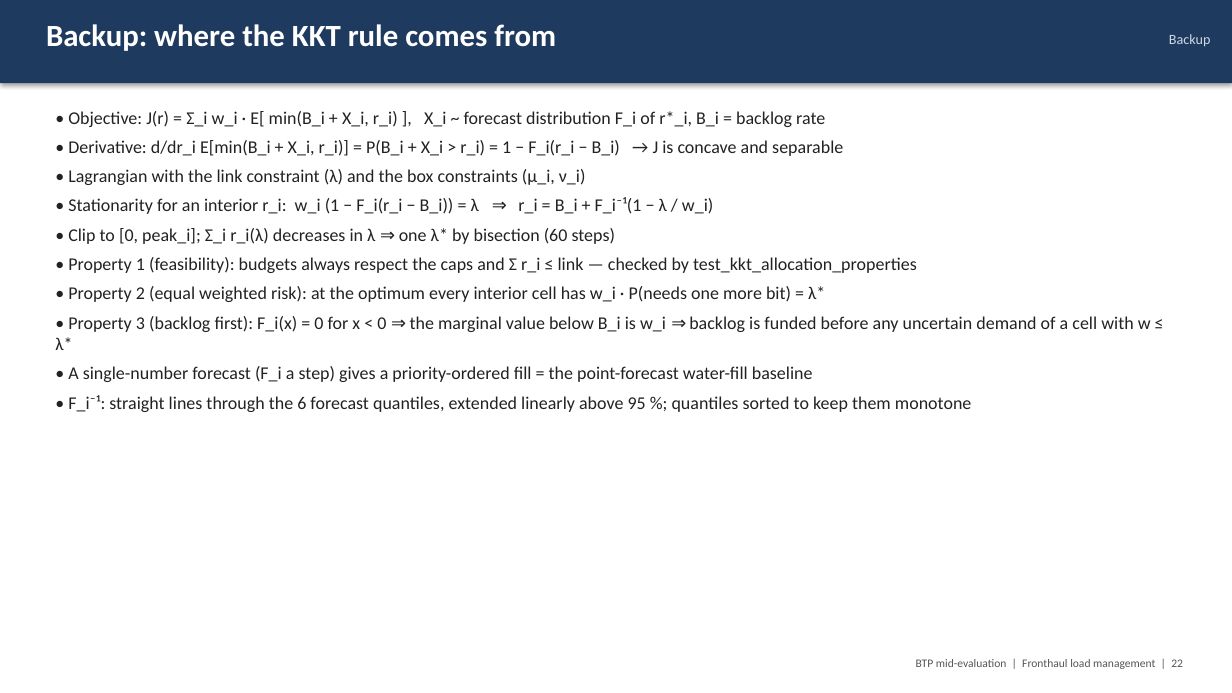
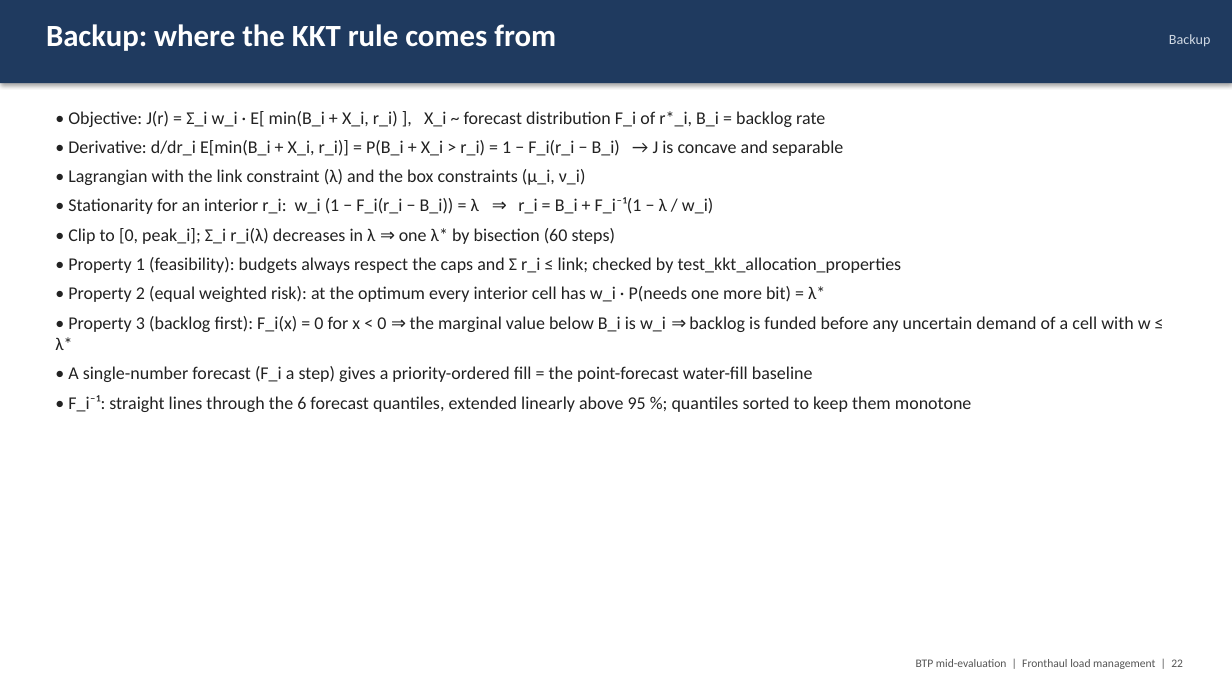
Before and after one commit to Harshvardhan-To1/BTP, a slide deck: slide 22 of docs/fhlm/BTP_midterm_fronthaul_load_management.pptx. Drawn at 1232x693 pixels with LibreOffice and Linux fonts; fonts in the diff are those of the drawing. Boxes give left, top, right and bottom in pixels: in the first picture for what was removed or moved away, otherwise in the second. Text is boxed around its words. In the diff, an @@ line names an element or a change of style, - is before the commit and + after.

```diff
--- a/docs/fhlm/BTP_midterm_fronthaul_load_management.pptx
+++ b/docs/fhlm/BTP_midterm_fronthaul_load_management.pptx
@@ text at <box>68,257,902,273</box>: text changed @@
-• Property 1 (feasibility): budgets always respect the caps and Σ r_i ≤ link — checked by test_kkt_allocation_properties
+• Property 1 (feasibility): budgets always respect the caps and Σ r_i ≤ link; checked by test_kkt_allocation_properties
```
Also in this commit, not shown: 19 other slides changed, 22 other files.
